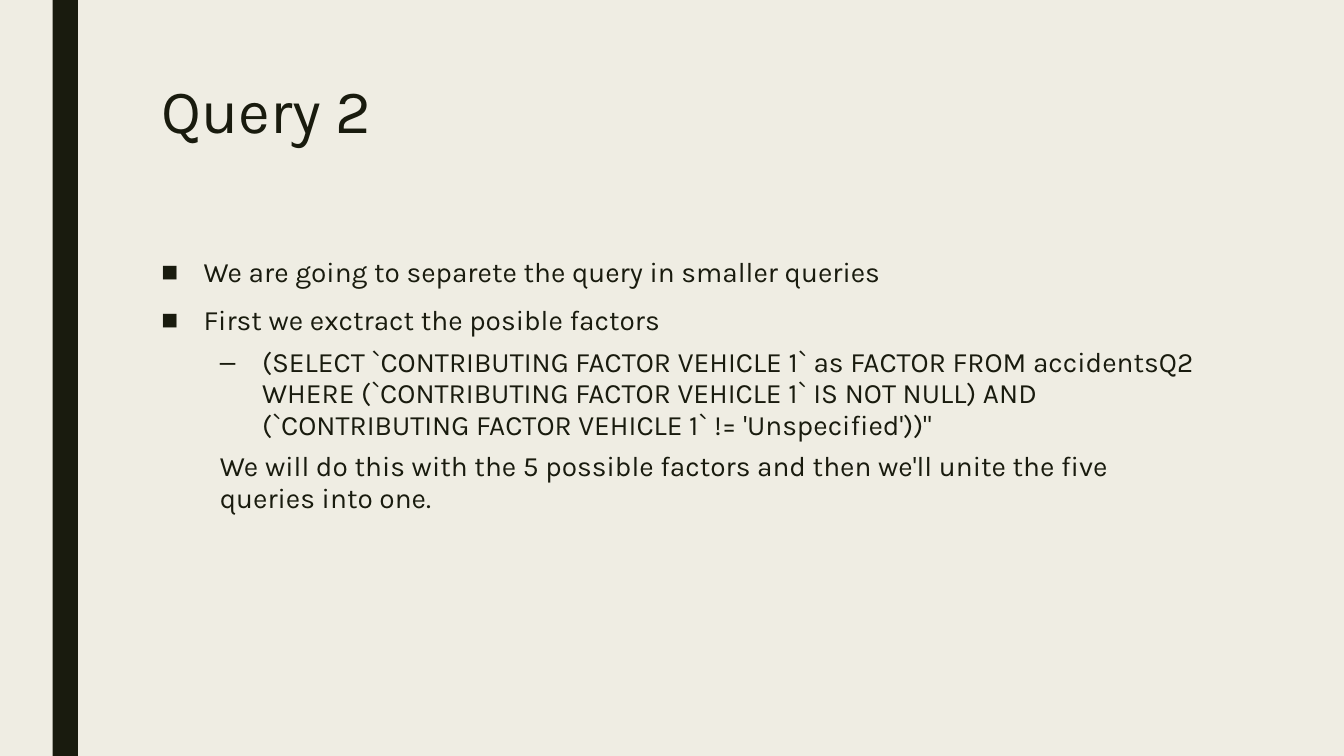
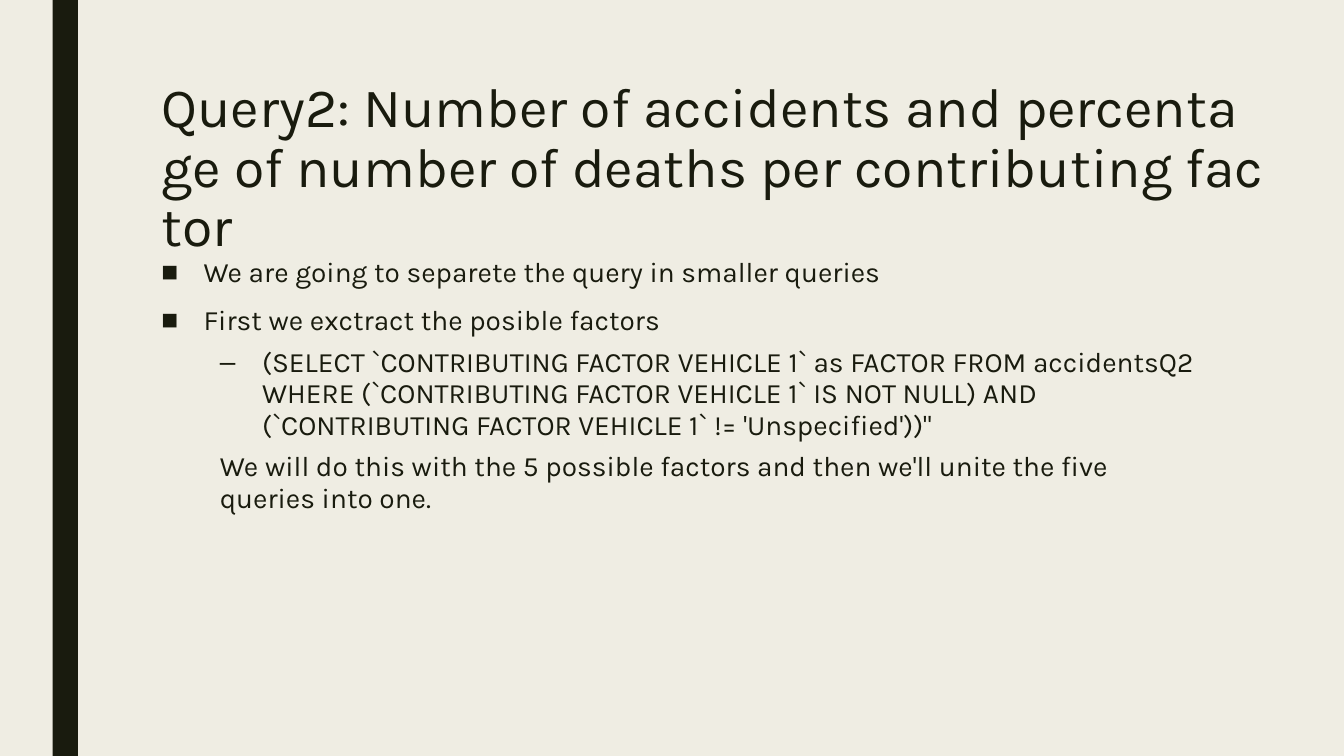
Before and after one commit to malonsocortes/Middleware_Final_Projects, a slide deck: slide 15 of Presentations/Presentation Apache Spark.pptx. Drawn at 1344x756 pixels with LibreOffice and Linux fonts; fonts in the diff are those of the drawing. Boxes give left, top, right and bottom in pixels: in the first picture for what was removed or moved away, otherwise in the second. Text is boxed around its words. In the diff, an @@ line names an element or a change of style, - is before the commit and + after.

```diff
--- a/Presentations/Presentation Apache Spark.pptx
+++ b/Presentations/Presentation Apache Spark.pptx
@@ title at [161,89,1172,373]: text changed; size 44 to 39.6 pt @@
-Query 2
+Query2: Number of accidents and percentage of number of deaths per contributing factor
```
Also in this commit, not shown: 3 other slides changed.
